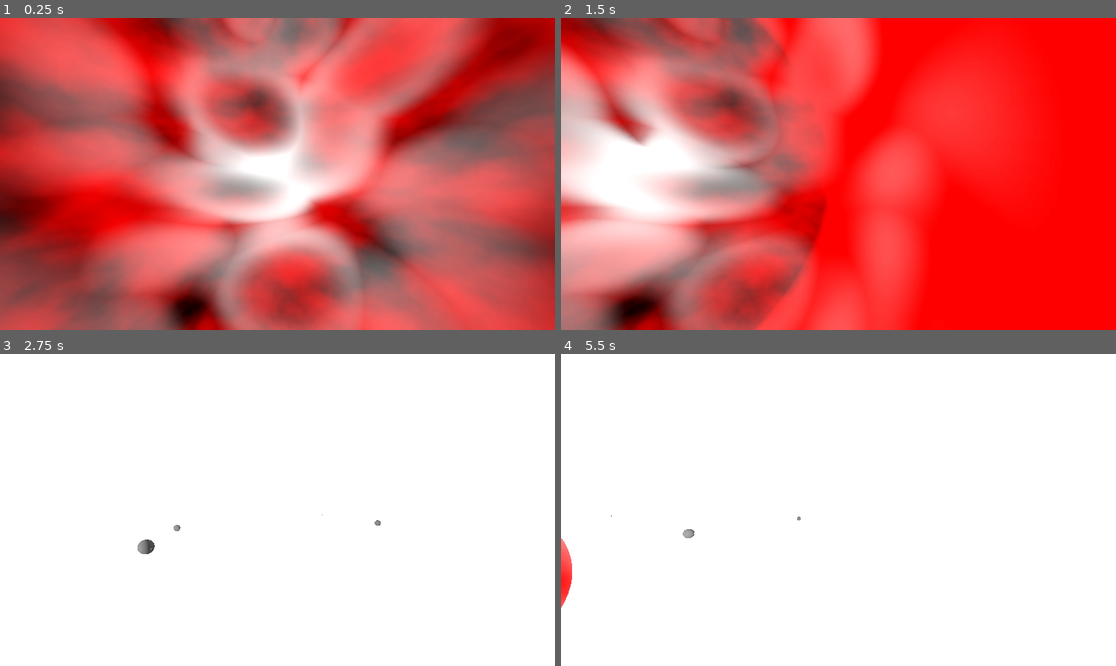
Above: before the commit, frames 1-4 (two rows, left to right).
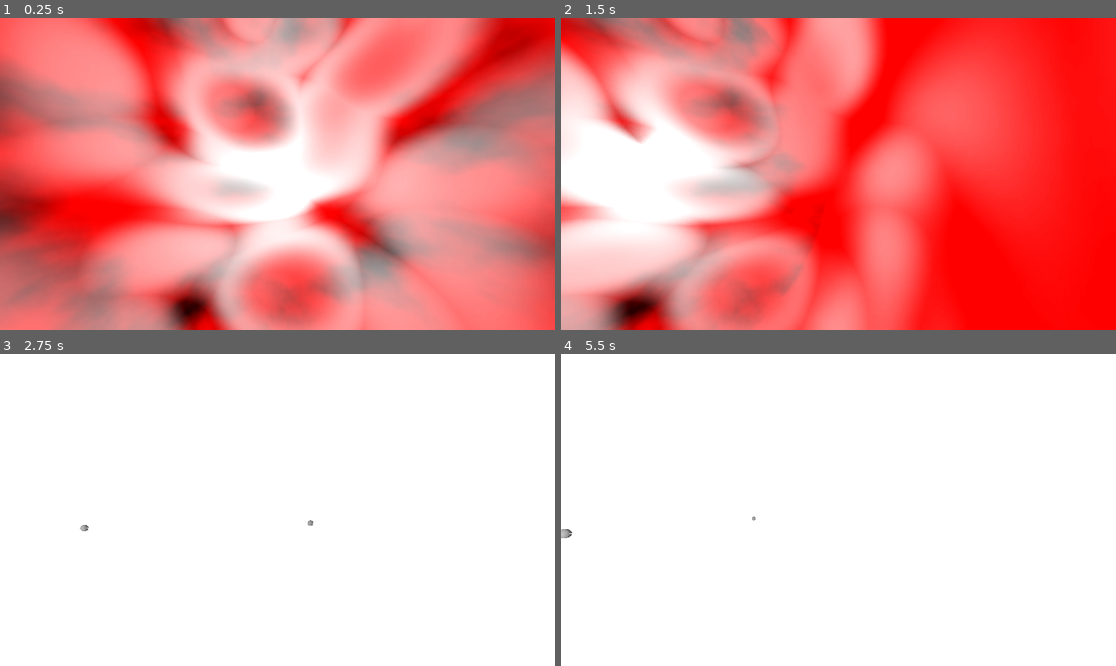
Above: after the commit, the same moments.

Repository: Pekersen/NFTL_Test_1.1
Game: Godot game, scene res://Main/main.tscn
The game is run twice, just before and just after one commit, with the same random seed, the same clock (stepped at 60 frames per second) and the same inputs.
Inputs (mouse positions are in pixels of both pictures, inside the frame that each line leads up to):
- Up to frame 1 (0.25 s): no input
- Up to frame 2 (1.5 s): tap Enter at 0.5 s; move the mouse to (960, 158) at 0.52 s; hold D (right) 0.53-1.25 s; hold Ctrl (ctrl) 0.53-1.25 s; click (960, 158) at 0.67 s; tap Tab (return) at 0.8 s; drag from (727, 189) to (810, 236) at 1.27 s
- Up to frame 3 (2.75 s): tap F (camera_reset) at 2 s; move the mouse to (333, 441) at 2.02 s; hold D (right) from 2.03 s (still down); hold Shift (shift) from 2.03 s (still down); tap Mouse wheel up (zoom_in) at 2.3 s
- Up to frame 4 (5.5 s): release D (right) at 2.75 s; release Shift (shift) at 2.75 s; drag from (810, 572) to (672, 463) at 2.77 s; move the mouse to (1005, 556) at 3.52 s; hold A (left) 3.53-4.25 s; hold 0 (camera_confine) 3.53-4.25 s; tap Tab (return) at 3.8 s; drag from (672, 463) to (755, 432) at 4.27 s; move the mouse to (866, 510) at 5.02 s; hold S (back) from 5.03 s (still down); hold Mouse wheel up (zoom_in) from 5.03 s (still down); click (866, 510) at 5.1 s

The runs differ from the first frame. In frame 1, 98% of the frame differs, in the area x 0-100%, y 0-100%; in frame 2, 67%; in frame 3, 0.2%; in frame 4, 0.4%.

Commit message:
Miscellaneous changes
Fixed star type probability, expanded camera movement with a 10x speed option, properly centered orbits on planets.

Diff:
--- a/Camera/SpringArm.gd
+++ b/Camera/SpringArm.gd
@@ -7,7 +7,7 @@
 ## Default distance to set the camera from the player.
 @export var camera_default_distance := 2.0
 ## Maximum distance the camera can zoom out to.
-@export var camera_distance_max := 100.0
+@export var camera_distance_max := 1000.0
 ## Mininum distance the camera can zoom in to.
 @export var camera_distance_min := 1.0
 ## How far the camera will move per zoom input.
@@ -72,8 +72,12 @@
 	if not Input.is_action_pressed("camera_to_cursor") and mouse_locked == true:
 		mouse_locked = false
 
-	if Input.is_action_pressed("shift"):
-		zoom_increase = 3.0
+
+	if Input.is_action_pressed("shift") and Input.is_action_pressed("ctrl"):
+		zoom_increase = 10.0
+
+	elif Input.is_action_pressed("shift"):
+		zoom_increase = 5.0
 
 	elif Input.is_action_pressed("ctrl"):
 		zoom_increase = 1.0/3
--- a/Camera/camera_movement.gd
+++ b/Camera/camera_movement.gd
@@ -39,8 +39,11 @@
 func _process(_delta: float) -> void:
 	springArm.position = position
 
-	if Input.is_action_pressed("shift"):
-		SPEED_INCREASE = 3.0
+	if Input.is_action_pressed("shift") and Input.is_action_pressed("ctrl"):
+		SPEED_INCREASE = 10.0
+
+	elif Input.is_action_pressed("shift"):
+		SPEED_INCREASE = 5.0
 
 	elif Input.is_action_pressed("ctrl"):
 		SPEED_INCREASE = 1.0/3
--- a/Celestial Objects/Planets/planet.gd
+++ b/Celestial Objects/Planets/planet.gd
@@ -4,6 +4,7 @@
 @onready var core = $"RotationPoint/Core"
 @onready var planetCollision = $"RotationPoint/Core/PlanetCollision"
 @onready var orbitMesh = $Orbit
+
 
 func _init():
 	radius_variance = [0.08, 0.2]
@@ -20,8 +21,8 @@
 
 	print("setting radius")
 	# Init orbit visuals
-	orbitMesh.mesh.outer_radius = distance
-	orbitMesh.mesh.inner_radius = distance - 0.005
+	orbitMesh.mesh.outer_radius = distance + 0.025
+	orbitMesh.mesh.inner_radius = distance - 0.025
 	core.position.x = distance
 	# Init planet visuals
 	planetMesh.mesh.radius = radius
@@ -29,6 +30,9 @@
 	# Init click area
 	planetCollision.shape.radius = radius + click_forgiveness
 
+
+	#orbitMesh.material.render_mode = Enums.RENDER_MODE_DISABLED
+
 # Called every frame. 'delta' is the elapsed time since the previous frame.
 func _process(delta: float) -> void:
 	orbit(delta)
--- a/Celestial Objects/Stars/star.gd
+++ b/Celestial Objects/Stars/star.gd
@@ -7,7 +7,7 @@
 func _init():
 	radius_variance = [1,4] # arbitrary values
 	mass_variance = [10,15]
-	luminosity_variance = [0.1,5]
+	luminosity_variance = [1,10]
 
 	radius = offsetValue(radius_variance)
 	mass = offsetValue(mass_variance)
@@ -20,6 +20,7 @@
 
 	starCollision.shape.radius = radius + click_forgiveness
 
+	print(luminosity)
 	starLight.light_energy = luminosity
 
 # Called every frame. 'delta' is the elapsed time since the previous frame.
--- /dev/null
+++ b/GUI/gui.tscn
@@ -0,0 +1,19 @@
+[gd_scene format=3 uid="uid://d2sfk2lwhos4t"]
+
+[node name="Gui" type="CanvasLayer"]
+
+[node name="Control" type="Control" parent="."]
+layout_mode = 3
+anchors_preset = 15
+anchor_right = 1.0
+anchor_bottom = 1.0
+grow_horizontal = 2
+grow_vertical = 2
+
+[node name="Label" type="Label" parent="Control"]
+layout_mode = 1
+anchors_preset = 10
+anchor_right = 1.0
+offset_bottom = 23.0
+grow_horizontal = 2
+text = "TESTING TESTING TESTING TESTING TESTING TESTING TESTING"
--- a/Generation/generate_system.gd
+++ b/Generation/generate_system.gd
@@ -29,20 +29,20 @@
 func pick_star_type():
 	var random_float = randf()
 
-	if random_float < 0.765:
+	if random_float < 0.01:
+		return "O"
+	elif random_float < 0.03:
+		return "B"
+	elif random_float < 0.05:
+		return "A"
+	elif random_float < 0.1:
+		return "F"
+	elif random_float < 0.15:
+		return "G"
+	elif random_float < 0.2:
+		return "K"
+	else:
 		return "M"
-	elif random_float < 0.121:
-		return "K"
-	elif random_float < 0.076:
-		return "G"
-	elif random_float < 0.03:
-		return "F"
-	elif random_float < 0.006:
-		return "A"
-	elif random_float < 0.0013:
-		return "B"
-	else:
-		return "O"
 
 func offsetValue(offset : Array):
 	if typeof(offset[0]) == TYPE_FLOAT:
--- a/Main/main.tscn
+++ b/Main/main.tscn
@@ -29,5 +29,5 @@
 
 [node name="System" type="Node3D" parent="."]
 script = ExtResource("4_synmx")
-num_planets_variance = Array[int]([1, 5])
+num_planets_variance = Array[int]([2, 5])
 num_astroids_variance = Array[int]([1, 3])
